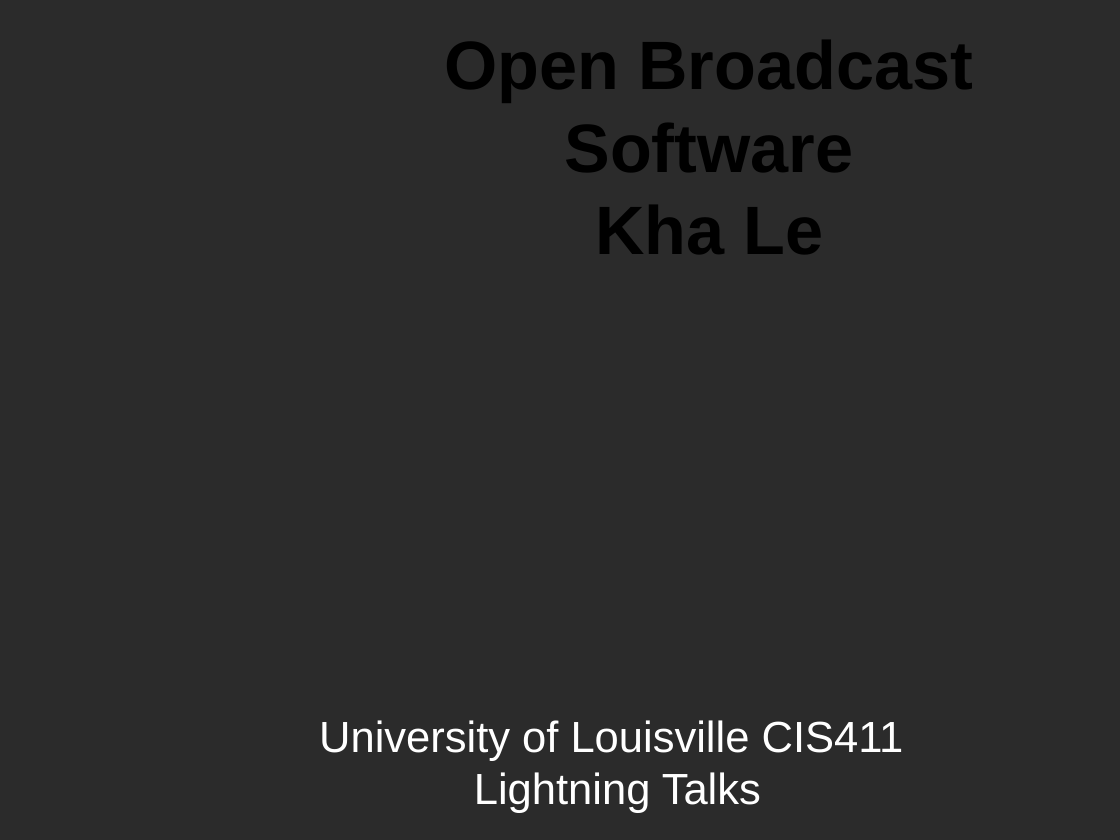
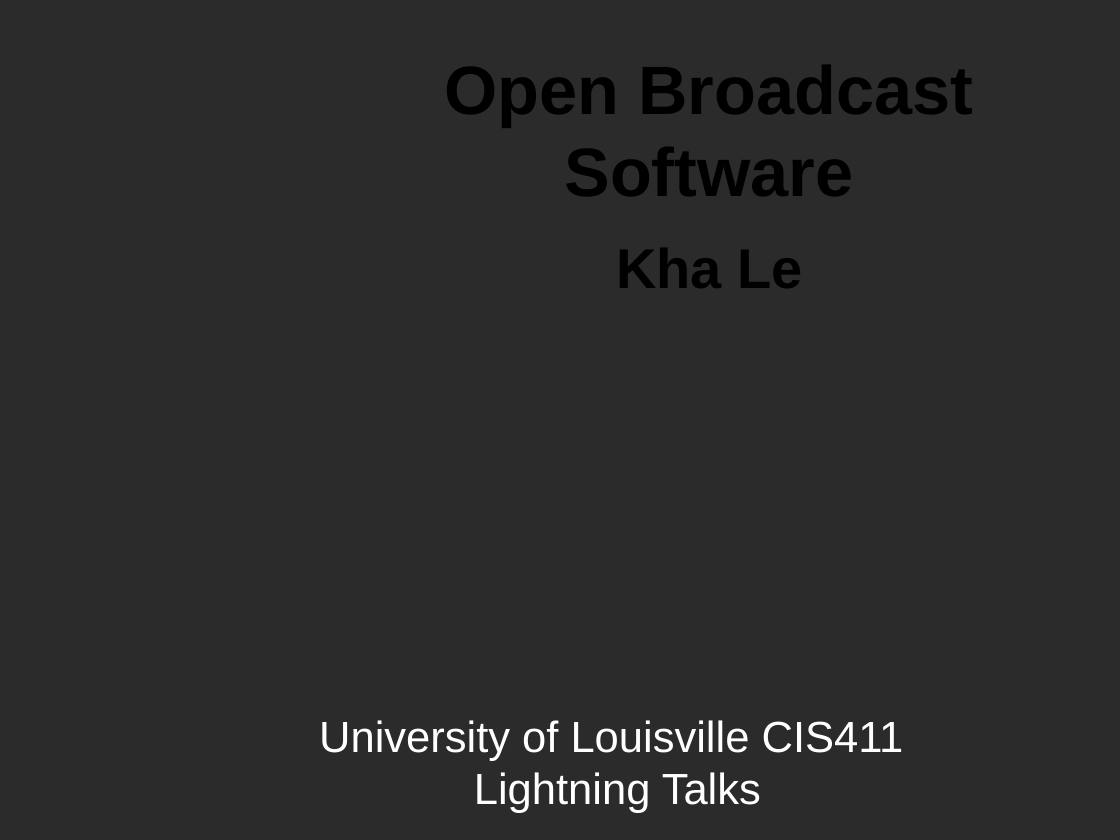
Before and after one commit to wesreisz/cis411-lightningTalks, a slide deck: slide 1 of KhaLe_LightningTalk.ppt. Drawn at 1120x840 pixels with LibreOffice and Linux fonts; fonts in the diff are those of the drawing; background and template pictures are left out; a plain dark background stands for a picture behind light text. Boxes give left, top, right and bottom in pixels: in the first picture for what was removed or moved away, otherwise in the second. Text is boxed around its words. In the diff, an @@ line names an element or a change of style, - is before the commit and + after.

```diff
--- a/KhaLe_LightningTalk.ppt
+++ b/KhaLe_LightningTalk.ppt
@@ title "Open Broadcast Software Kha Le": place and size @@
-title "Open Broadcast Software Kha Le" at [445,40,973,254]
+title "Open Broadcast Software Kha Le" at [445,65,973,288]
@@ title "Open Broadcast Software Kha Le" at [445,65,973,288]: size 44 to 36 pt in "Kha Le" @@
```
Also in this commit, not shown: 6 other slides changed, 1 slide added, 1 slide removed.
